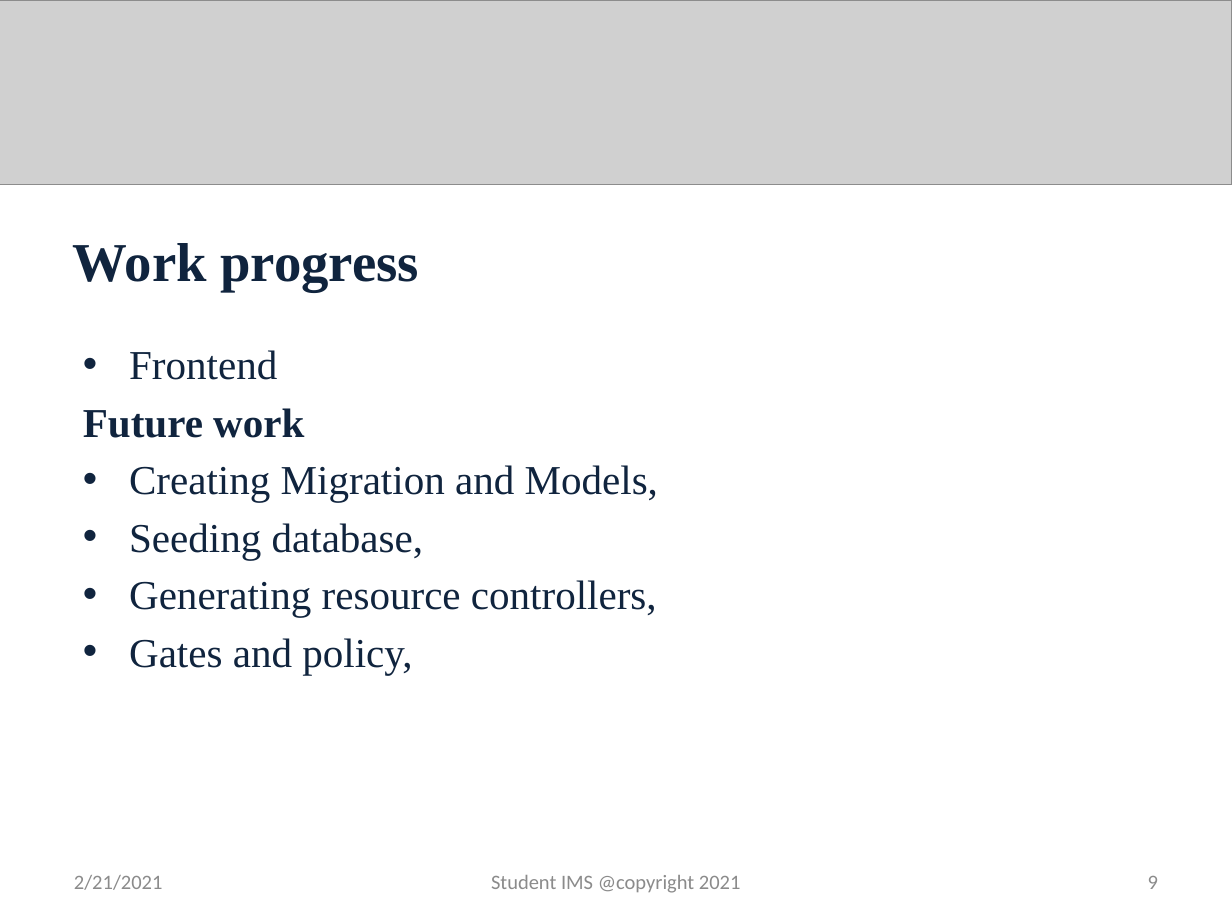
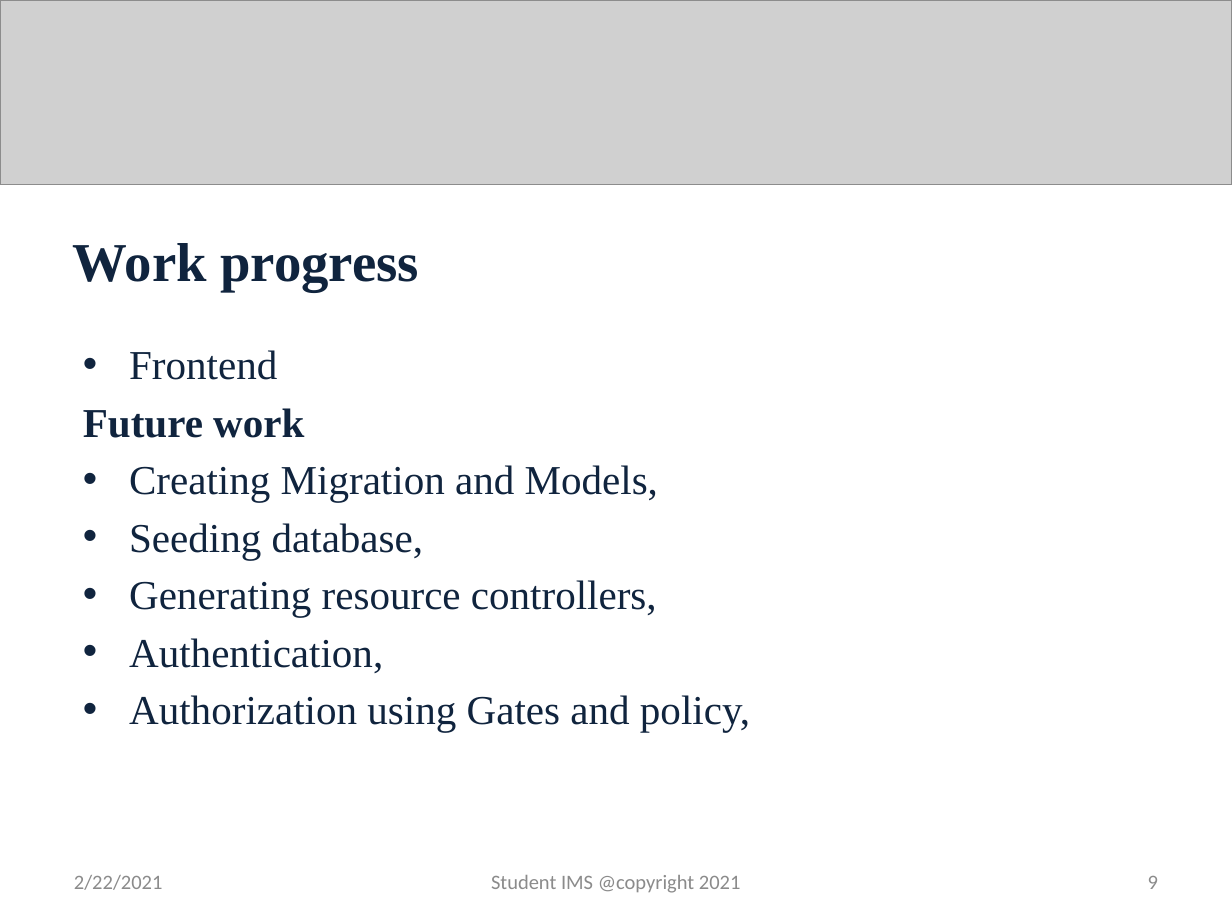
Before and after one commit to github-rinzin/documentation, a slide deck: slide 9 of fifth_review.pptx. Drawn at 1232x924 pixels with LibreOffice and Linux fonts; fonts in the diff are those of the drawing; grey boxes stand for pictures. Boxes give left, top, right and bottom in pixels: in the first picture for what was removed or moved away, otherwise in the second. Text is boxed around its words. In the diff, an @@ line names an element or a change of style, - is before the commit and + after.

```diff
--- a/fifth_review.pptx
+++ b/fifth_review.pptx
@@ text at [129,638,750,732]: text changed @@
-• Gates and policy,
+• Authentication,
+• Authorization using Gates and policy,
@@ text at [74,875,163,890]: text changed @@
-2/21/2021
+2/22/2021
```
Also in this commit, not shown: 8 other slides changed.
